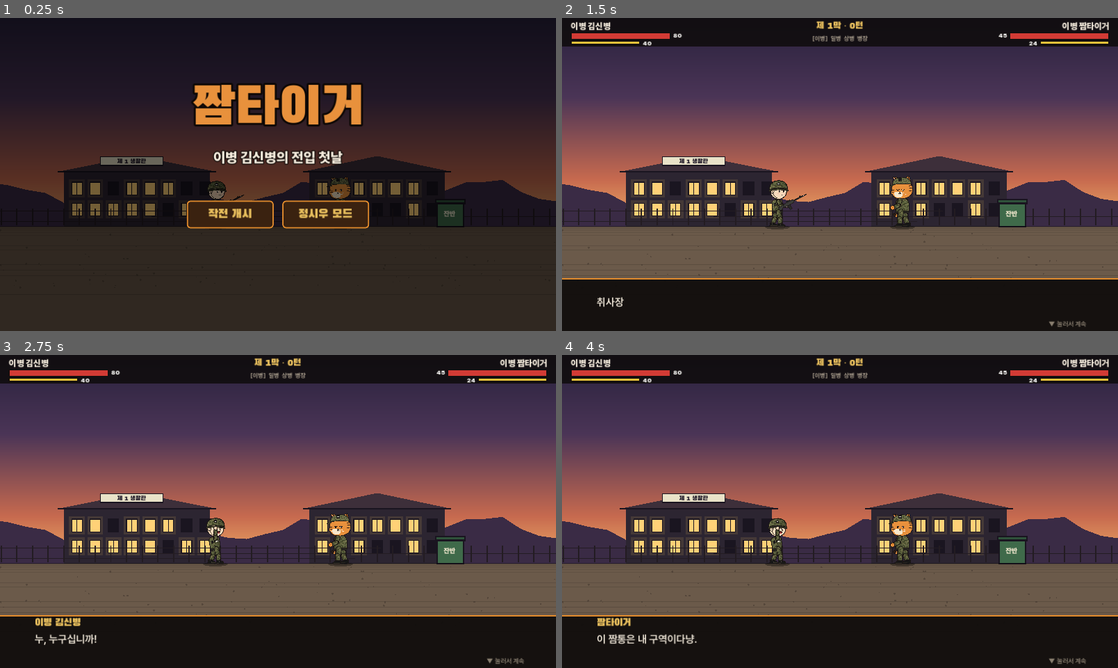
Above: before the commit, frames 1-4 (two rows, left to right).
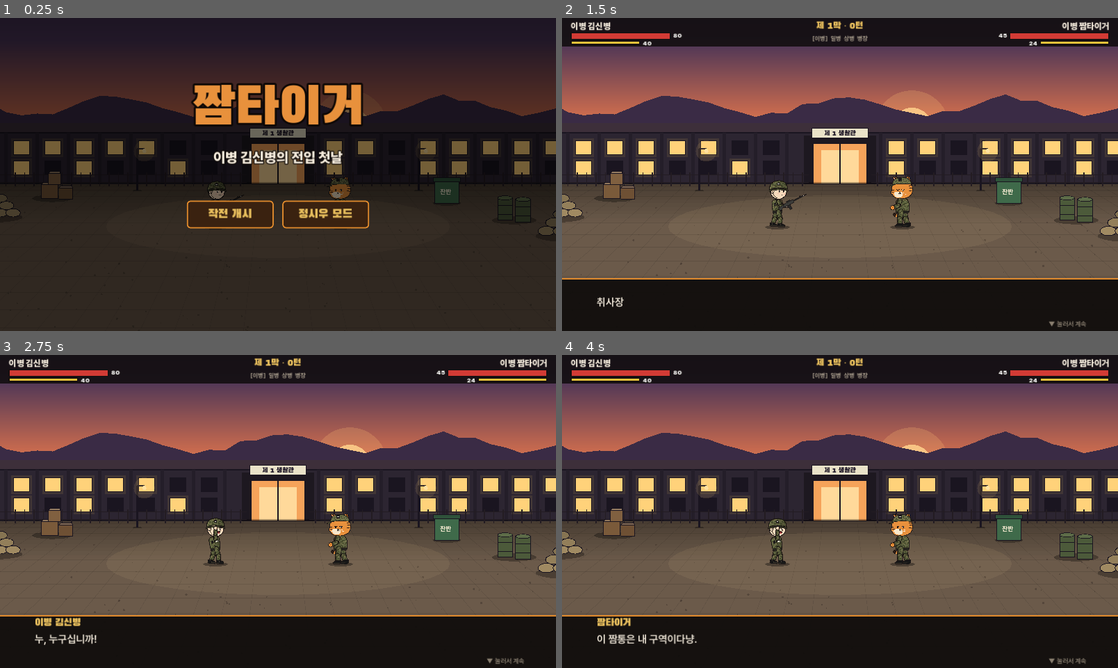
Above: after the commit, the same moments.

Repository: jihwan-ship/moon
Game: Godot game, scene res://scenes/battle.tscn
Two runs of this game, one before a commit and one after it. Both use one fixed random seed, a clock stepped at 60 frames per second and the inputs below.
Inputs (mouse positions are in pixels of both pictures, inside the frame that each line leads up to):
- Up to frame 1 (0.25 s): no input
- Up to frame 2 (1.5 s): click "작전 개시" at 0.5 s; move the mouse to (962, 158) at 1.27 s; click (962, 158) at 1.42 s
- Up to frame 3 (2.75 s): move the mouse to (166, 527) at 2.02 s; click (166, 527) at 2.17 s
- Up to frame 4 (4 s): move the mouse to (895, 442) at 2.77 s; click (895, 442) at 2.92 s; tap Enter at 3.5 s; move the mouse to (812, 574) at 3.52 s; click (812, 574) at 3.67 s

The runs differ from the first frame. In frame 1, 32% of the frame differs, in the area x 0-100%, y 14-70%; in frame 2, 53%; in frame 3, 53%; in frame 4, 53%, in the area x 0-100%, y 9-83%.

Commit message:
원작처럼 깊이 있는 무대 배경과 SD 비율의 정시우
- 배경을 다시 그린다: 뒤쪽 막사 벽에서 앞으로 원근감 있게 펼쳐지는 연병장 바닥, 깊이에 따라 크기가 다른 소품
- 배경을 키우던 방식은 없앤다
- 정시우를 큰 머리에 짧은 몸과 팔다리(SD 비율)로 바꾸고, 엄지척 아재도 조금 줄인다

Co-Authored-By: Claude Opus 5.5 <noreply@anthropic.com>
Claude-Session: https://claude.ai/code/session_01X3dHShmWQUemsGhDTnXSyi

Diff:
--- a/game/art/parts.json
+++ b/game/art/parts.json
@@ -257,31 +257,31 @@
    "ox": -8.5,
    "oy": -8.5,
    "w": 17.0,
-   "h": 67.0
+   "h": 49.0
   },
   "k_shin": {
    "ox": -8.5,
    "oy": -8.5,
    "w": 17.0,
-   "h": 63.0
+   "h": 45.0
   },
   "k_upper": {
    "ox": -8.5,
    "oy": -8.5,
    "w": 17.0,
-   "h": 53.0
+   "h": 43.0
   },
   "k_fore": {
    "ox": -8.5,
    "oy": -8.5,
    "w": 17.0,
-   "h": 49.0
+   "h": 39.0
   },
   "k_torso": {
    "ox": -8.5,
-   "oy": -104.5,
-   "w": 17.0,
-   "h": 113.0
+   "oy": -68.5,
+   "w": 17.0,
+   "h": 77.0
   },
   "k_hand": {
    "ox": -8,
--- a/game/scripts/backdrop.gd
+++ b/game/scripts/backdrop.gd
@@ -1,8 +1,14 @@
 extends Node2D
-## 배경: 해 질 녘 연병장과 막사, 오른쪽에 짬통. 코드로 그린다.
-
-const W := 1280.0
-const GROUND := 500.0
+## 배경: 해 질 녘 막사 앞 연병장을 원작 무대처럼 깊이 있게 그린다. 코드로 그린다.
+## 뒤쪽 막사 벽(WALL)에서 앞으로 바닥이 넓게 펼쳐지고, 캐릭터는 그 바닥 한가운데(GROUND)에 선다.
+## 카메라가 멀리서 보므로 좌표는 화면보다 훨씬 넓게 잡는다.
+
+const GROUND := 500.0          # 캐릭터 발 높이 (battle.gd와 같다)
+const WALL := 230.0            # 막사 벽과 바닥이 만나는 선
+const X0 := -1700.0
+const X1 := 3000.0
+const BOTTOM := 1400.0
+const VP := Vector2(640, -700) # 바닥 줄이 모이는 소실점
 var seed_ := 11
 
 
@@ -15,7 +21,7 @@
 	# 하늘: 세로 그라디언트 텍스처
 	var sky := TextureRect.new()
 	var g := Gradient.new()
-	g.offsets = PackedFloat32Array([0.0, 0.45, 0.8, 1.0])
+	g.offsets = PackedFloat32Array([0.0, 0.5, 0.82, 1.0])
 	g.colors = PackedColorArray([Color("1d1b33"), Color("4b3557"), Color("c76a4f"), Color("f0b067")])
 	var gt := GradientTexture2D.new()
 	gt.gradient = g
@@ -25,74 +31,214 @@
 	gt.height = 256
 	sky.texture = gt
 	sky.stretch_mode = TextureRect.STRETCH_SCALE
-	sky.position = Vector2(-600, -400)
-	sky.size = Vector2(W + 1200, GROUND + 400)
-	sky.z_index = -100
+	sky.position = Vector2(X0, -1400)
+	sky.size = Vector2(X1 - X0, WALL - 200 + 1400)
 	sky.show_behind_parent = true
 	add_child(sky)
 	move_child(sky, 0)
 
 
+## 깊이(뒤 벽 = 0, 캐릭터 줄 = 1)에 따른 크기
+func _depth_scale(y: float) -> float:
+	return 0.7 + 0.3 * clampf((y - WALL) / (GROUND - WALL), 0.0, 1.6)
+
+
 func _draw() -> void:
 	seed_ = 11
+	_draw_far()
+	_draw_barracks()
+	_draw_floor()
+	# 뒤쪽부터 앞쪽 순서로 소품
+	_fence(WALL + 14)
+	_lamp(Vector2(-260, WALL + 40))
+	_lamp(Vector2(1540, WALL + 40))
+	_crates(Vector2(-820, WALL + 90))
+	_trash_can(Vector2(1720, WALL + 120))
+	_sandbags(Vector2(-1180, WALL + 210))
+	_drums(Vector2(2150, WALL + 230))
+	_sandbags(Vector2(2500, GROUND + 60))
+	_crates(Vector2(-1500, GROUND + 80))
+
+
+# ---------------------------------------------------------------- 먼 배경
+
+func _draw_far() -> void:
+	var top := WALL - 330
 	# 노을 해
-	draw_circle(Vector2(820, GROUND - 40), 120, Color(1, 0.75, 0.45, 0.25))
-	draw_circle(Vector2(820, GROUND - 40), 70, Color(1, 0.82, 0.55, 0.85))
+	draw_circle(Vector2(1100, top - 30), 240, Color(1, 0.75, 0.45, 0.22))
+	draw_circle(Vector2(1100, top - 30), 130, Color(1, 0.82, 0.55, 0.85))
 	# 먼 산
-	var hills := PackedVector2Array([Vector2(-600, GROUND - 60)])
-	for i in 40:
-		var x := -600 + i * 70.0
-		hills.append(Vector2(x, GROUND - 120 - sin(i * 0.7) * 40 - _rand() * 30))
-	hills.append(Vector2(W + 600, GROUND - 60))
-	hills.append(Vector2(W + 600, GROUND))
-	hills.append(Vector2(-600, GROUND))
+	var hills := PackedVector2Array([Vector2(X0, top + 40)])
+	for i in 50:
+		var x := X0 + i * 100.0
+		hills.append(Vector2(x, top - 150 - sin(i * 0.6) * 60 - _rand() * 40))
+	hills.append(Vector2(X1, top + 40))
 	draw_colored_polygon(hills, Color("3a2b45"))
-	# 막사 두 동
-	for b in [[-180.0, 560.0], [760.0, 520.0]]:
-		var bx: float = b[0]
-		var bw: float = b[1]
-		var top := GROUND - 210
-		draw_rect(Rect2(bx, top, bw, 210), Color("2c2531"))
-		var roof := PackedVector2Array([Vector2(bx - 24, top), Vector2(bx + bw * 0.5, top - 60), Vector2(bx + bw + 24, top)])
-		draw_colored_polygon(roof, Color("3d2f3a"))
-		draw_line(Vector2(bx - 24, top), Vector2(bx + bw + 24, top), Color("1a1520"), 6)
-		var cols := int(bw / 70)
-		for c in cols:
-			for r in 2:
-				var wx := bx + 30 + c * 70
-				var wy := top + 40 + r * 80
-				var lit := _rand() > 0.35
-				draw_rect(Rect2(wx, wy, 40, 48), Color("ffd27a") if lit else Color("1a1520"))
-				if lit:
-					draw_rect(Rect2(wx - 10, wy - 10, 60, 68), Color(1, 0.8, 0.4, 0.12))
-				draw_rect(Rect2(wx, wy, 40, 48), Color("1a1520"), false, 3)
-				draw_line(Vector2(wx + 20, wy), Vector2(wx + 20, wy + 48), Color("1a1520"), 2)
-	# 막사 간판
-	draw_rect(Rect2(-40, GROUND - 268, 240, 34), Color("e9e2c8"))
-	draw_rect(Rect2(-40, GROUND - 268, 240, 34), Color("1a1520"), false, 3)
-	draw_string(load("res://fonts/BlackHanSans.ttf"), Vector2(-40, GROUND - 242), "제 1 생활관", HORIZONTAL_ALIGNMENT_CENTER, 240, 24, Color("2c2531"))
-	# 철조망 울타리
-	for i in 40:
-		var x := -600 + i * 60.0
-		draw_line(Vector2(x, GROUND - 4), Vector2(x, GROUND - 70), Color("231c22"), 5)
-	for h in [GROUND - 60, GROUND - 40, GROUND - 20]:
-		draw_line(Vector2(-600, h), Vector2(W + 600, h + 2), Color("231c22"), 2)
-	# 연병장 바닥
-	var ground := PackedVector2Array([Vector2(-600, GROUND), Vector2(W + 600, GROUND), Vector2(W + 600, 1000), Vector2(-600, 1000)])
-	draw_colored_polygon(ground, Color("6b5a4a"))
-	for i in 18:
-		var y := GROUND + 6 + pow(i, 1.6) * 3.0
-		draw_line(Vector2(-600, y), Vector2(W + 600, y), Color(0, 0, 0, 0.08 + i * 0.006), 2)
-	for i in 120:
-		var x := -600 + _rand() * (W + 1200)
-		var y := GROUND + 10 + _rand() * 230
-		draw_circle(Vector2(x, y), 1.5 + _rand() * 2.5, Color(0.25, 0.2, 0.17, 0.5))
-	# 짬통(오른쪽)
-	var cx := 1300.0
-	draw_rect(Rect2(cx - 50, GROUND - 92, 100, 92), Color("3f6a4a"))
-	draw_rect(Rect2(cx - 56, GROUND - 104, 112, 16), Color("2f523a"))
-	draw_rect(Rect2(cx - 50, GROUND - 92, 100, 92), Color("1a1520"), false, 4)
-	draw_rect(Rect2(cx - 56, GROUND - 104, 112, 16), Color("1a1520"), false, 4)
-	draw_string(load("res://fonts/Pretendard-Black.ttf"), Vector2(cx - 26, GROUND - 40), "잔반", HORIZONTAL_ALIGNMENT_LEFT, -1, 26, Color("e9e2c8"))
-	# 바닥 그늘
-	draw_rect(Rect2(-600, GROUND - 2, W + 1200, 6), Color(0, 0, 0, 0.25))
+
+
+# ---------------------------------------------------------------- 막사(뒤 벽)
+
+func _draw_barracks() -> void:
+	var top := WALL - 330
+	draw_rect(Rect2(X0, top, X1 - X0, WALL - top), Color("2c2531"))
+	# 처마와 지붕
+	var roof := PackedVector2Array([Vector2(X0, top), Vector2(X0, top - 60), Vector2(X1, top - 60), Vector2(X1, top)])
+	draw_colored_polygon(roof, Color("3d2f3a"))
+	draw_line(Vector2(X0, top), Vector2(X1, top), Color("1a1520"), 10)
+	# 기둥으로 칸을 나눈다
+	for i in 24:
+		var x := X0 + i * 200.0
+		draw_rect(Rect2(x - 10, top, 20, WALL - top), Color("241e29"))
+	# 창문 두 층
+	for i in 23:
+		var bx := X0 + 30 + i * 200.0
+		if absf(bx + 70 - 640) < 260:
+			continue
+		for r in 2:
+			var wx := bx + 20
+			var wy := top + 50 + r * 130
+			var lit := _rand() > 0.4
+			if lit:
+				draw_rect(Rect2(wx - 16, wy - 16, 132, 122), Color(1, 0.8, 0.4, 0.1))
+			draw_rect(Rect2(wx, wy, 100, 90), Color("ffd27a") if lit else Color("1a1520"))
+			draw_rect(Rect2(wx, wy, 100, 90), Color("1a1520"), false, 5)
+			draw_line(Vector2(wx + 50, wy), Vector2(wx + 50, wy + 90), Color("1a1520"), 4)
+	# 가운데 현관: 안에서 불빛이 새어 나온다
+	var dx := 640.0
+	draw_rect(Rect2(dx - 230, top + 20, 460, WALL - top - 20), Color("1d1820"))
+	draw_rect(Rect2(dx - 170, top + 70, 340, WALL - top - 70), Color("f5a35a"))
+	draw_rect(Rect2(dx - 120, top + 110, 240, WALL - top - 110), Color("ffd99a"))
+	draw_rect(Rect2(dx - 170, top + 70, 340, WALL - top - 70), Color("1a1520"), false, 6)
+	draw_line(Vector2(dx, top + 70), Vector2(dx, WALL), Color("1a1520"), 5)
+	# 현관 불빛이 바닥으로 번진다
+	var glow := PackedVector2Array([Vector2(dx - 170, WALL), Vector2(dx + 170, WALL), Vector2(dx + 420, GROUND - 40), Vector2(dx - 420, GROUND - 40)])
+	draw_colored_polygon(glow, Color(1, 0.78, 0.45, 0.13))
+	# 간판
+	var font := load("res://fonts/BlackHanSans.ttf")
+	draw_rect(Rect2(dx - 180, top - 30, 360, 64), Color("e9e2c8"))
+	draw_rect(Rect2(dx - 180, top - 30, 360, 64), Color("1a1520"), false, 5)
+	draw_string(font, Vector2(dx - 180, top + 18), "제 1 생활관", HORIZONTAL_ALIGNMENT_CENTER, 360, 44, Color("2c2531"))
+	# 벽 아래 그늘
+	draw_rect(Rect2(X0, WALL - 12, X1 - X0, 12), Color(0, 0, 0, 0.35))
+
+
+# ---------------------------------------------------------------- 바닥
+
+func _draw_floor() -> void:
+	var floor_ := PackedVector2Array([Vector2(X0, WALL), Vector2(X1, WALL), Vector2(X1, BOTTOM), Vector2(X0, BOTTOM)])
+	draw_colored_polygon(floor_, Color("6b5a4a"))
+	# 뒤로 갈수록 어둡게
+	for i in 10:
+		var y0 := WALL + i * 24.0
+		draw_rect(Rect2(X0, y0, X1 - X0, 24), Color(0, 0, 0, 0.3 - i * 0.03))
+	# 앞뒤로 뻗는 줄(소실점으로 모인다)
+	for i in range(-30, 31):
+		var bx := 640.0 + i * 110.0
+		var a := Vector2(bx, WALL)
+		var dir := (a - VP).normalized()
+		var b := a + dir * ((BOTTOM - WALL) / dir.y)
+		draw_line(a, b, Color(0, 0, 0, 0.1), 3)
+	# 가로 줄: 앞으로 올수록 간격이 넓어진다
+	for i in range(1, 16):
+		var y := WALL + pow(i / 15.0, 1.7) * (BOTTOM - WALL)
+		draw_line(Vector2(X0, y), Vector2(X1, y), Color(0, 0, 0, 0.12), 3)
+	# 자갈
+	for i in 260:
+		var y := WALL + 10 + pow(_rand(), 0.8) * (BOTTOM - WALL)
+		var x := X0 + _rand() * (X1 - X0)
+		draw_circle(Vector2(x, y), (2.0 + _rand() * 4.0) * _depth_scale(y), Color(0.25, 0.2, 0.17, 0.5))
+	# 캐릭터가 서는 곳을 은은하게 비춘다
+	var pool := PackedVector2Array()
+	for k in 40:
+		var t := TAU * k / 40.0
+		pool.append(Vector2(640 + cos(t) * 1100, GROUND + sin(t) * 200))
+	draw_colored_polygon(pool, Color(1, 0.85, 0.6, 0.07))
+
+
+# ---------------------------------------------------------------- 소품 (p는 바닥에 닿는 점)
+
+func _fence(y: float) -> void:
+	for i in 80:
+		var x := X0 + i * 60.0
+		if absf(x - 640) < 200:
+			continue
+		draw_line(Vector2(x, y), Vector2(x, y - 90), Color("231c22"), 6)
+	for h in [y - 75, y - 50, y - 25]:
+		draw_line(Vector2(X0, h), Vector2(440, h), Color("231c22"), 3)
+		draw_line(Vector2(840, h), Vector2(X1, h), Color("231c22"), 3)
+
+
+func _shadow(p: Vector2, w: float) -> void:
+	var pts := PackedVector2Array()
+	for k in 20:
+		var t := TAU * k / 20.0
+		pts.append(p + Vector2(cos(t) * w, sin(t) * w * 0.18))
+	draw_colored_polygon(pts, Color(0, 0, 0, 0.3))
+
+
+func _lamp(p: Vector2) -> void:
+	var s := _depth_scale(p.y)
+	_shadow(p, 40 * s)
+	draw_line(p, p + Vector2(0, -360) * s, Color("1a1520"), 12 * s)
+	draw_line(p + Vector2(0, -360) * s, p + Vector2(60, -360) * s, Color("1a1520"), 10 * s)
+	var bulb := p + Vector2(60, -340) * s
+	draw_circle(bulb, 90 * s, Color(1, 0.8, 0.45, 0.12))
+	draw_circle(bulb, 18 * s, Color("ffe1a0"))
+
+
+func _box(p: Vector2, w: float, h: float, col: Color, s: float) -> void:
+	var r := Rect2(p.x - w * s / 2, p.y - h * s, w * s, h * s)
+	draw_rect(r, col)
+	# 윗면을 살짝 보여 줘서 입체감
+	var top := PackedVector2Array([r.position, r.position + Vector2(r.size.x, 0), r.position + Vector2(r.size.x - 14 * s, -16 * s), r.position + Vector2(14 * s, -16 * s)])
+	draw_colored_polygon(top, col.lightened(0.18))
+	draw_rect(r, Color("1a1520"), false, 5 * s)
+	draw_polyline(top + PackedVector2Array([top[0]]), Color("1a1520"), 4 * s)
+
+
+func _crates(p: Vector2) -> void:
+	var s := _depth_scale(p.y)
+	_shadow(p + Vector2(20, 0) * s, 160 * s)
+	_box(p, 130, 110, Color("7a5a3a"), s)
+	_box(p + Vector2(130, 6) * s, 110, 90, Color("6e5034"), s)
+	_box(p + Vector2(40, -110) * s, 100, 90, Color("806040"), s)
+
+
+func _trash_can(p: Vector2) -> void:
+	var s := _depth_scale(p.y)
+	_shadow(p, 110 * s)
+	_box(p, 190, 170, Color("3f6a4a"), s)
+	draw_rect(Rect2(p.x - 105 * s, p.y - 196 * s, 210 * s, 30 * s), Color("2f523a"))
+	draw_rect(Rect2(p.x - 105 * s, p.y - 196 * s, 210 * s, 30 * s), Color("1a1520"), false, 5 * s)
+	draw_string(load("res://fonts/Pretendard-Black.ttf"), Vector2(p.x - 52 * s, p.y - 70 * s), "잔반", HORIZONTAL_ALIGNMENT_LEFT, -1, int(50 * s), Color("e9e2c8"))
+
+
+func _sandbags(p: Vector2) -> void:
+	var s := _depth_scale(p.y)
+	_shadow(p, 200 * s)
+	for row in 3:
+		for k in 4 - row:
+			var c := p + Vector2((k - (3 - row) / 2.0) * 90, -30 - row * 50) * s
+			var pts := PackedVector2Array()
+			for m in 16:
+				var t := TAU * m / 16.0
+				pts.append(c + Vector2(cos(t) * 50, sin(t) * 28) * s)
+			draw_colored_polygon(pts, Color("a08a62").darkened(row * 0.08))
+			draw_polyline(pts + PackedVector2Array([pts[0]]), Color("1a1520"), 4 * s)
+
+
+func _drums(p: Vector2) -> void:
+	var s := _depth_scale(p.y)
+	_shadow(p, 150 * s)
+	for k in 2:
+		var c := p + Vector2(k * 120 - 60, k * 10) * s
+		draw_rect(Rect2(c.x - 50 * s, c.y - 150 * s, 100 * s, 150 * s), Color("4c5a3a"))
+		for h in [40, 100]:
+			draw_line(c + Vector2(-50, -h) * s, c + Vector2(50, -h) * s, Color("1a1520"), 4 * s)
+		draw_rect(Rect2(c.x - 50 * s, c.y - 150 * s, 100 * s, 150 * s), Color("1a1520"), false, 5 * s)
+		var lid := PackedVector2Array()
+		for m in 16:
+			var t := TAU * m / 16.0
+			lid.append(c + Vector2(cos(t) * 50, -150 + sin(t) * 14) * s)
+		draw_colored_polygon(lid, Color("5d6c48"))
+		draw_polyline(lid + PackedVector2Array([lid[0]]), Color("1a1520"), 4 * s)
--- a/game/scripts/battle.gd
+++ b/game/scripts/battle.gd
@@ -4,12 +4,11 @@
 const GROUND := 500.0
 const HOME := {"s": 240.0, "t": 1040.0}
 # 카메라. 배치할 때는 멀리서 넓게, 합을 겨룰 때는 둘에게 다가간다.
-# 원작 SD 느낌이 나도록 카메라를 멀리 빼고, 배경은 그만큼 키워서 캐릭터만 작아 보이게 한다
+# 원작처럼 깊이 있는 무대 위에 캐릭터가 쪼꼬미로 서 있게 멀리서 본다
 const PLAN_ZOOM := 0.36
 const PLAN_CAM := Vector2(640, 167)
 const FIGHT_ZOOM := 0.55
 const FIGHT_CAM := Vector2(640, 209)
-const BG_SCALE := 1.67
 const SCALE := {"s": 0.84, "t": 0.86}
 const CONTACT := 150.0
 
@@ -84,9 +83,6 @@
 	var bd := Node2D.new()
 	bd.set_script(load("res://scripts/backdrop.gd"))
 	bd.z_index = -50
-	# 화면 가운데 땅 위 한 점을 기준으로 키운다
-	bd.scale = Vector2.ONE * BG_SCALE
-	bd.position = Vector2(640, GROUND) * (1.0 - BG_SCALE)
 	world.add_child(bd)
 	dim = ColorRect.new()
 	dim.color = Color(0, 0, 0, 0)
--- a/game/scripts/puppet.gd
+++ b/game/scripts/puppet.gd
@@ -13,9 +13,9 @@
 	"t": {"thigh": 52, "shin": 44, "upper": 40, "fore": 34, "hip_y": 108, "hipF": 12, "hipB": -12,
 		"neck": Vector2(0, -98), "shF": Vector2(16, -86), "shB": Vector2(-14, -88), "hand": "t_paw", "boot": "t_boot", "head_scale": 0.74,
 		"tail": Vector2(-38, -12)},
-	# 쫄라맨 정시우: 직접 그린 머리에 선으로 된 몸
-	"k": {"thigh": 50, "shin": 46, "upper": 36, "fore": 32, "hip_y": 100, "hipF": 2, "hipB": -2,
-		"neck": Vector2(0, -96), "shF": Vector2(2, -82), "shB": Vector2(-2, -82), "hand": "k_hand", "boot": "k_boot",
+	# 쫄라맨 정시우: 직접 그린 머리에 선으로 된 짧은 몸(SD 비율)
+	"k": {"thigh": 32, "shin": 28, "upper": 26, "fore": 22, "hip_y": 62, "hipF": 2, "hipB": -2,
+		"neck": Vector2(0, -60), "shF": Vector2(2, -50), "shB": Vector2(-2, -50), "hand": "k_hand", "boot": "k_boot",
 		"tail": null},
 }
 
--- a/game/scripts/thumb_puppet.gd
+++ b/game/scripts/thumb_puppet.gd
@@ -5,7 +5,7 @@
 ## 왼쪽(플레이어 쪽)을 보고 서 있다고 보고 값을 정한다.
 
 const IMG := "res://art/sium/thumb.png"
-const SCALE := 0.5
+const SCALE := 0.42
 
 # 자세: [기울기(도, +면 뒤로 젖힘), 앞뒤(+면 뒤로), 위아래(+면 아래로)]
 const BODY := {
Binary file changed: game/art/parts/k_fore.png
Binary file changed: game/art/parts/k_shin.png
Binary file changed: game/art/parts/k_thigh.png
Binary file changed: game/art/parts/k_torso.png
Binary file changed: game/art/parts/k_upper.png
Not shown, changed: docs/index.html
Not shown, changed: docs/index.pck
Not shown, changed: tools/stick_parts.py
